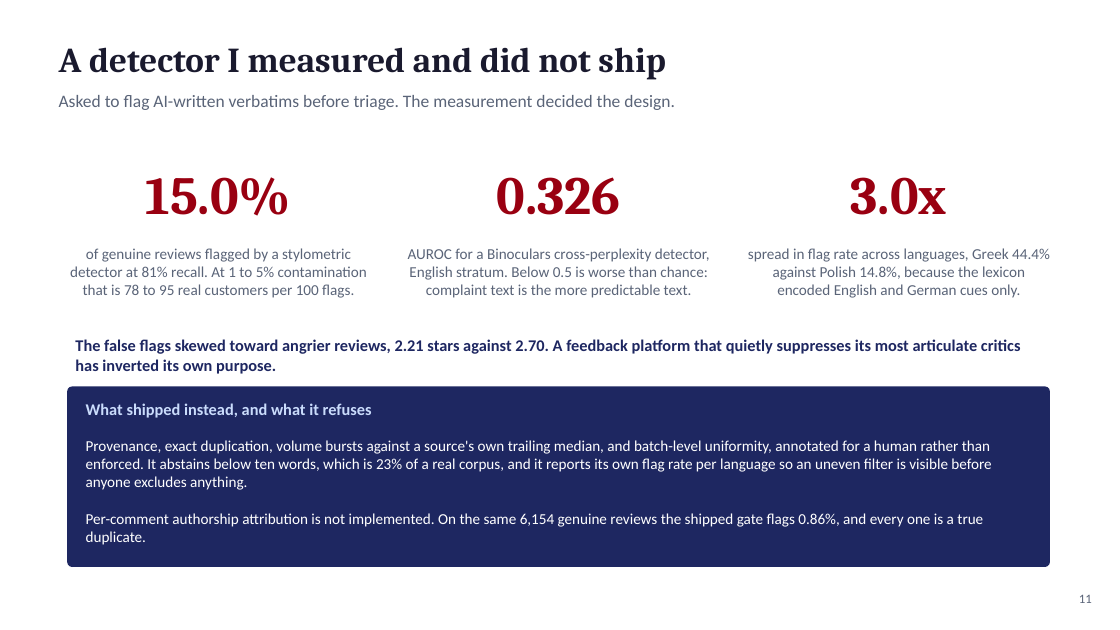
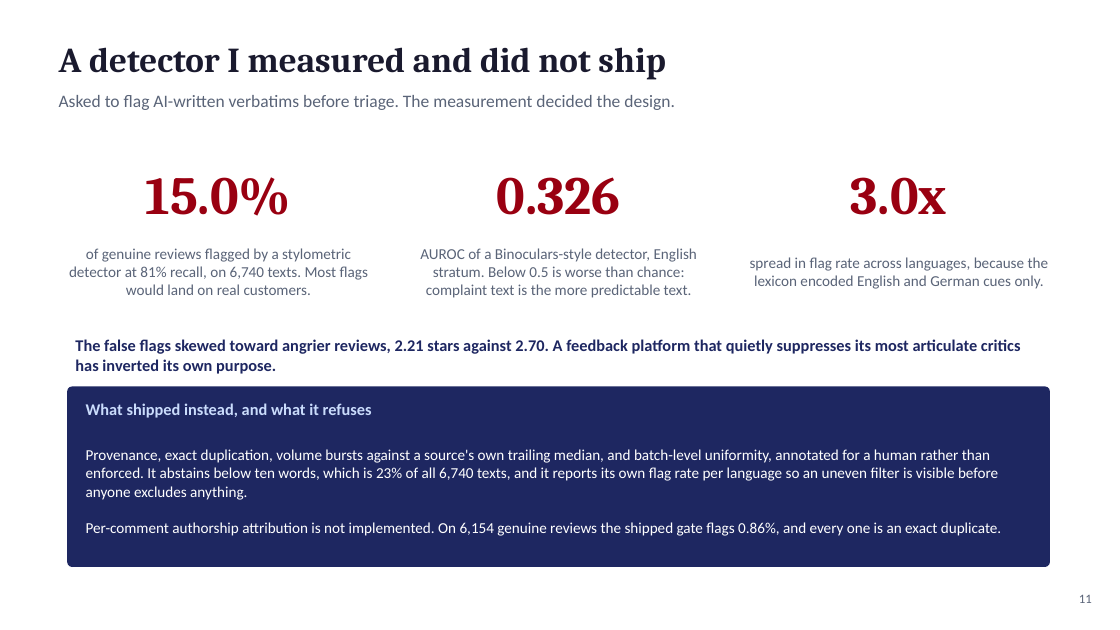
Before and after one commit to fogu13/CLARA, a slide deck: slide 11 of thesis/defense/defense_deck.pptx. Drawn at 1120x630 pixels with LibreOffice and Linux fonts; fonts in the diff are those of the drawing. Boxes give left, top, right and bottom in pixels: in the first picture for what was removed or moved away, otherwise in the second. Text is boxed around its words. In the diff, an @@ line names an element or a change of style, - is before the commit and + after.

```diff
--- a/thesis/defense/defense_deck.pptx
+++ b/thesis/defense/defense_deck.pptx
@@ text at [69,248,368,295]: text changed @@
-of genuine reviews flagged by a stylometric detector at 81% recall. At 1 to 5% contamination that is 78 to 95 real customers per 100 flags.
+of genuine reviews flagged by a stylometric detector at 81% recall, on 6,740 texts. Most flags would land on real customers.
@@ text at [420,248,697,298]: text changed @@
-AUROC for a Binoculars cross-perplexity detector, English stratum. Below 0.5 is worse than chance: complaint text is the more predictable text.
+AUROC of a Binoculars-style detector, English stratum. Below 0.5 is worse than chance: complaint text is the more predictable text.
@@ text at [750,257,1049,289]: text changed @@
-spread in flag rate across languages, Greek 44.4% against Polish 14.8%, because the lexicon encoded English and German cues only.
+spread in flag rate across languages, because the lexicon encoded English and German cues only.
@@ text at [86,449,1001,536]: text changed @@
-Provenance, exact duplication, volume bursts against a source's own trailing median, and batch-level uniformity, annotated for a human rather than enforced. It abstains below ten words, which is 23% of a real corpus, and it reports its own flag rate per language so an uneven filter is visible before anyone excludes anything.
-Per-comment authorship attribution is not implemented. On the same 6,154 genuine reviews the shipped gate flags 0.86%, and every one is a true duplicate.
+Provenance, exact duplication, volume bursts against a source's own trailing median, and batch-level uniformity, annotated for a human rather than enforced. It abstains below ten words, which is 23% of all 6,740 texts, and it reports its own flag rate per language so an uneven filter is visible before anyone excludes anything.
+Per-comment authorship attribution is not implemented. On 6,154 genuine reviews the shipped gate flags 0.86%, and every one is an exact duplicate.
```
Also in this commit, not shown: 18 other slides changed, 6 other files.
